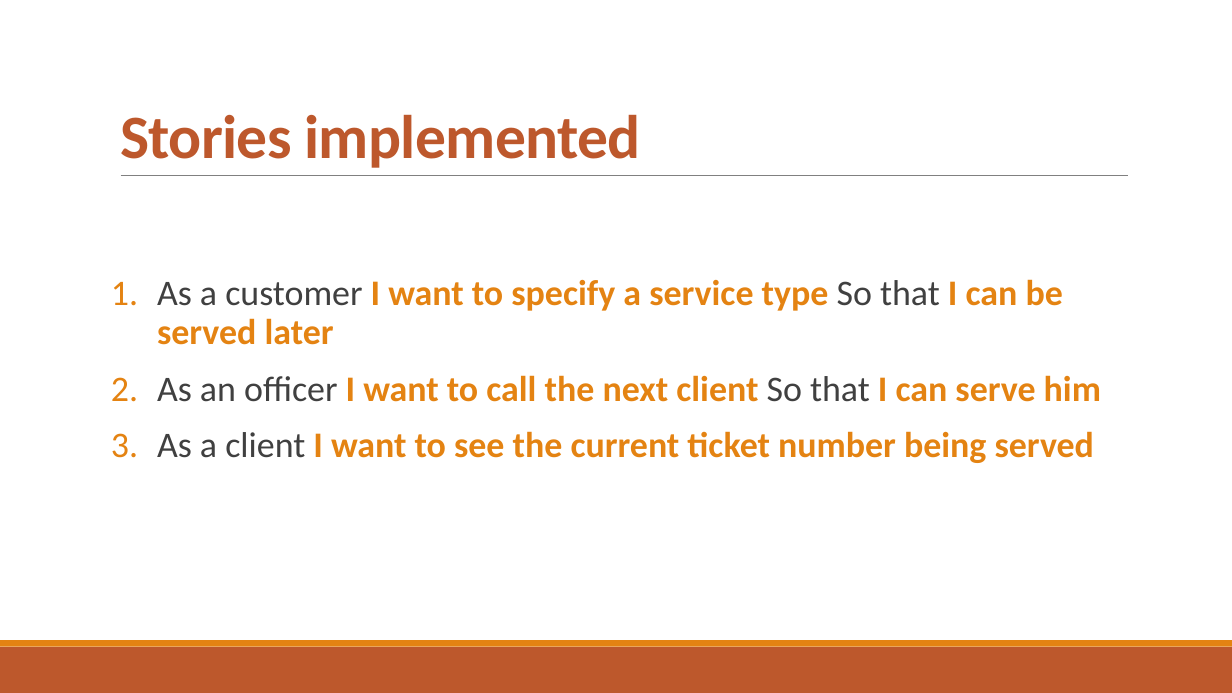
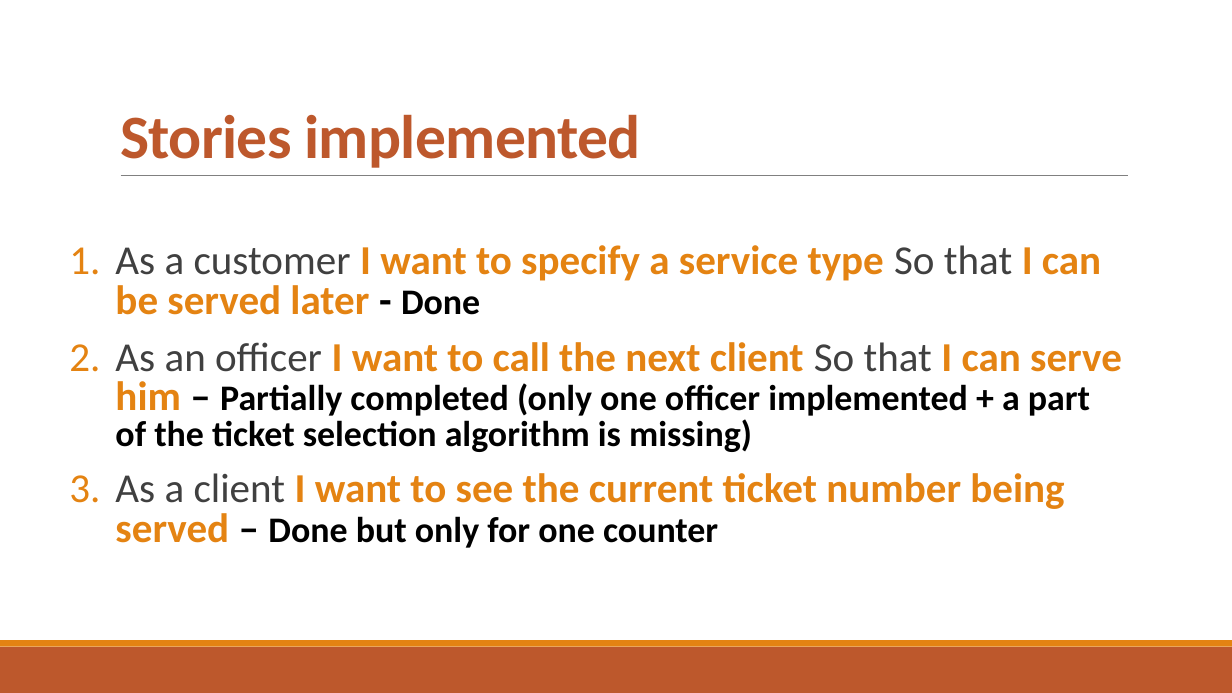
Before and after one commit to djemar/se2021-04-OfficeQueueManager, a slide deck: slide 2 of PresentationW1.pptx. Drawn at 1232x693 pixels with LibreOffice and Linux fonts; fonts in the diff are those of the drawing. Boxes give left, top, right and bottom in pixels: in the first picture for what was removed or moved away, otherwise in the second. Text is boxed around its words. In the diff, an @@ line names an element or a change of style, - is before the commit and + after.

```diff
--- a/PresentationW1.pptx
+++ b/PresentationW1.pptx
@@ text at [115,245,1122,548]: text changed; size 28 to 32 pt @@
-1. As a customer I want to specify a service type So that I can be served later
-2. As an officer I want to call the next client So that I can serve him
-3. As a client I want to see the current ticket number being served
+1. As a customer I want to specify a service type So that I can be served later - Done
+2. As an officer I want to call the next client So that I can serve him – Partially completed (only one officer implemented + a part of the ticket selection algorithm is missing)
+3. As a client I want to see the current ticket number being served – Done but only for one counter
```
Also in this commit, not shown: 1 other slide changed.
